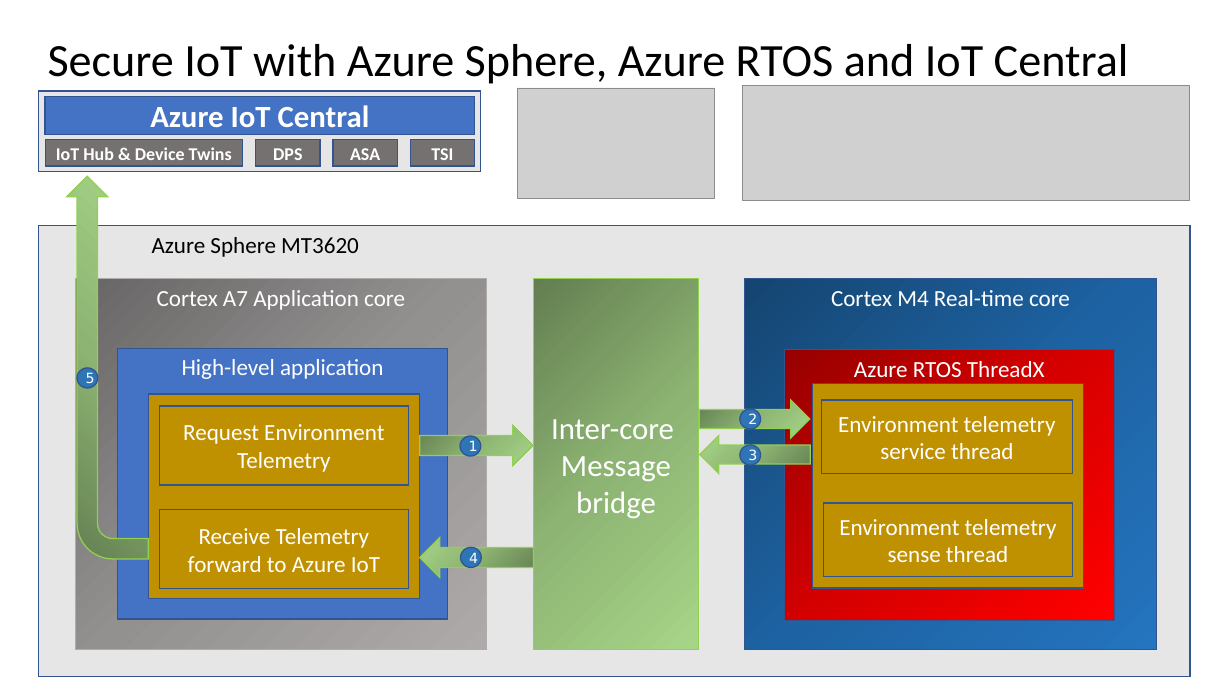
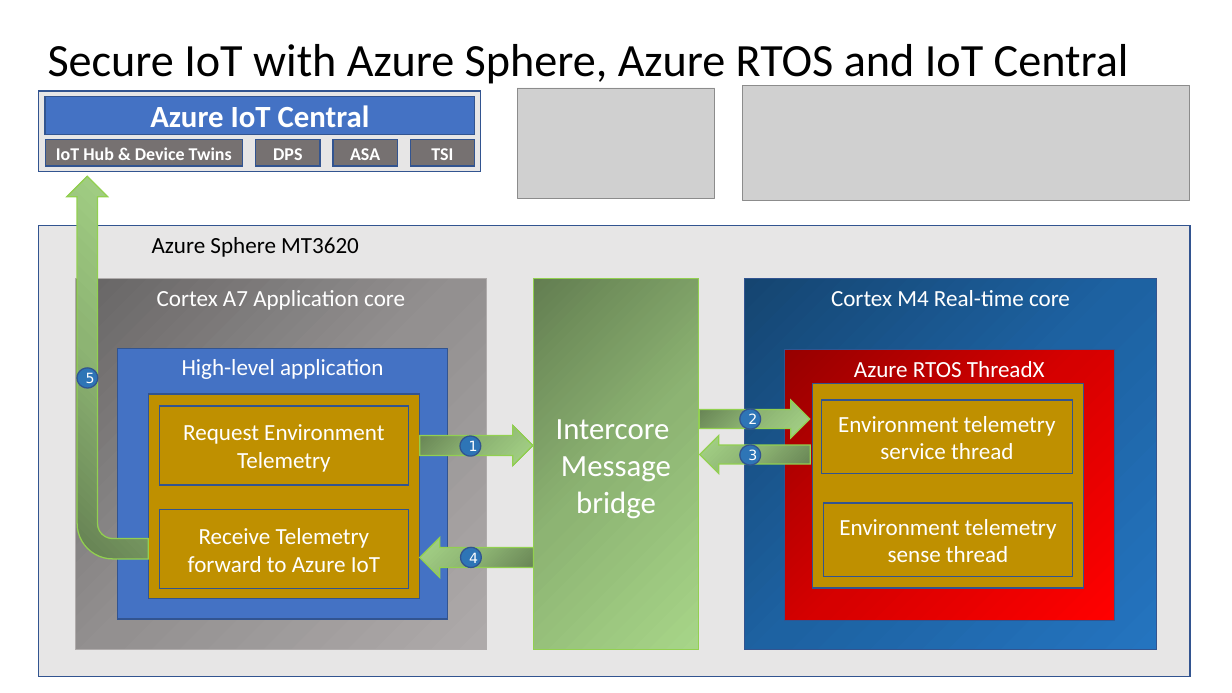
Before and after one commit to gloveboxes/Azure-Sphere-Learning-Path, a slide deck: slide 1 of docs/docs_vs_code_iot_central/Lab_6_AzureRTOS_and_Inter-Core_Messaging/resources/Secure_IoT_with_Azure_Sphere_Azure_RTOS.pptx. Drawn at 1232x693 pixels with LibreOffice and Linux fonts; fonts in the diff are those of the drawing; grey boxes stand for pictures. Boxes give left, top, right and bottom in pixels: in the first picture for what was removed or moved away, otherwise in the second. Text is boxed around its words. In the diff, an @@ line names an element or a change of style, - is before the commit and + after.

```diff
--- a/docs/docs_vs_code_iot_central/Lab_6_AzureRTOS_and_Inter-Core_Messaging/resources/Secure_IoT_with_Azure_Sphere_Azure_RTOS.pptx
+++ b/docs/docs_vs_code_iot_central/Lab_6_AzureRTOS_and_Inter-Core_Messaging/resources/Secure_IoT_with_Azure_Sphere_Azure_RTOS.pptx
@@ text in rectangle at [556, 419, 670, 439]: text changed @@
-Inter-core
+Intercore
```
Also in this commit, not shown: 2 other files.
